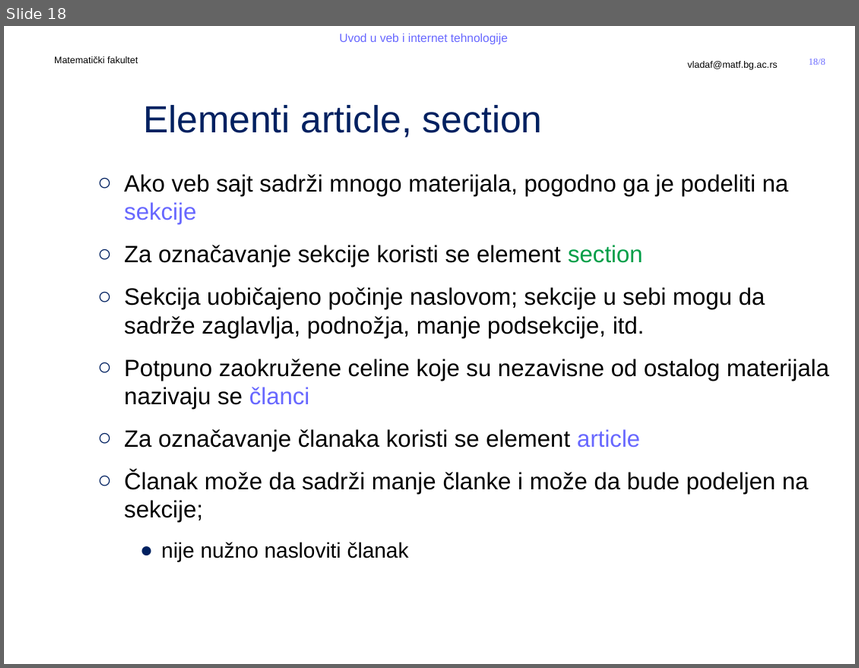
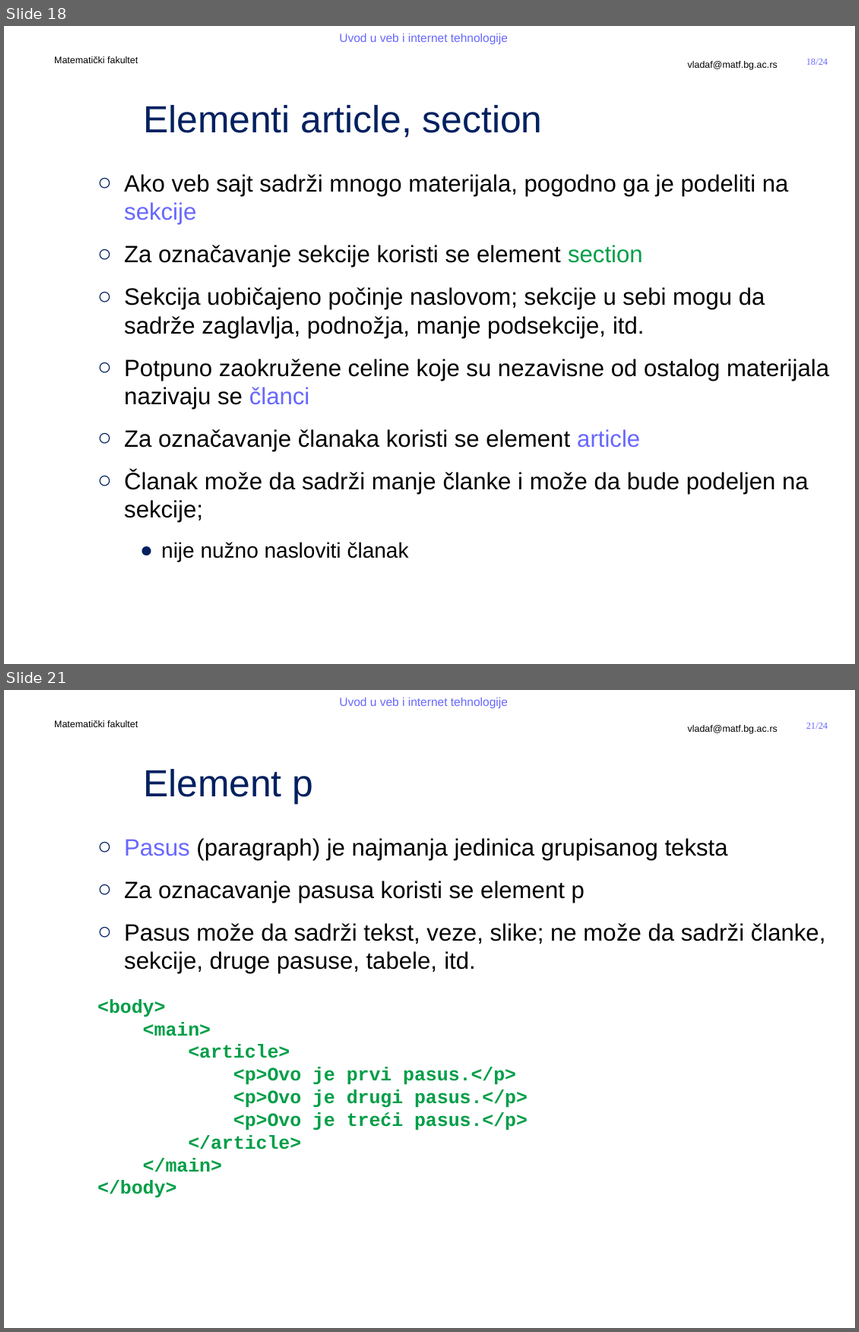
Before and after one commit to MatfUVIT/info, a slide deck: predavanja/prezentacije/UVIT03-01-HTML 5.pptx. Shown one above the other, each under a label of ours: slide 18 before the commit, slides 18 and 21 after it; the slides between them are not shown. The pictures are 859x668 and 859x1332 pixels, drawn with LibreOffice and Linux fonts; fonts in the diff are those of the drawing; background and template pictures are left out. Boxes give left, top, right and bottom in pixels: in the first picture for what was removed or moved away, otherwise in the second. Text is boxed around its words. In the diff, an @@ line names an element or a change of style, - is before the commit and + after.

```diff
--- a/predavanja/prezentacije/UVIT03-01-HTML 5.pptx
+++ b/predavanja/prezentacije/UVIT03-01-HTML 5.pptx
@@ slide 21 added at [4,690,855,1328], background #FFFFFF; not listed: 5 template elements that a slide beside it also shows @@
@@ title added at [143,769,313,804], 32 pt, text #002060 @@
+Element p
@@ text added at [97,838,826,1198], 20 pt, text #000000 @@
+  ○ Pasus (paragraph) je najmanja jedinica grupisanog teksta
+  ○ Za oznacavanje pasusa koristi se element p
+  ○ Pasus može da sadrži tekst, veze, slike; ne može da sadrži članke, sekcije, druge pasuse, tabele, itd.
+  <body>
+  <main>
+  <article>
+  <p>Ovo je prvi pasus.</p>
+  <p>Ovo je drugi pasus.</p>
+  <p>Ovo je treći pasus.</p>
+  </article>
+  </main>
+  </body>
@@ page number at [807,59,828,65]: text changed @@
-18/8
+18/24
```
Also in this commit, not shown: 2 slides changed, 3 other slides added, 1 slide removed, 2 other files.
